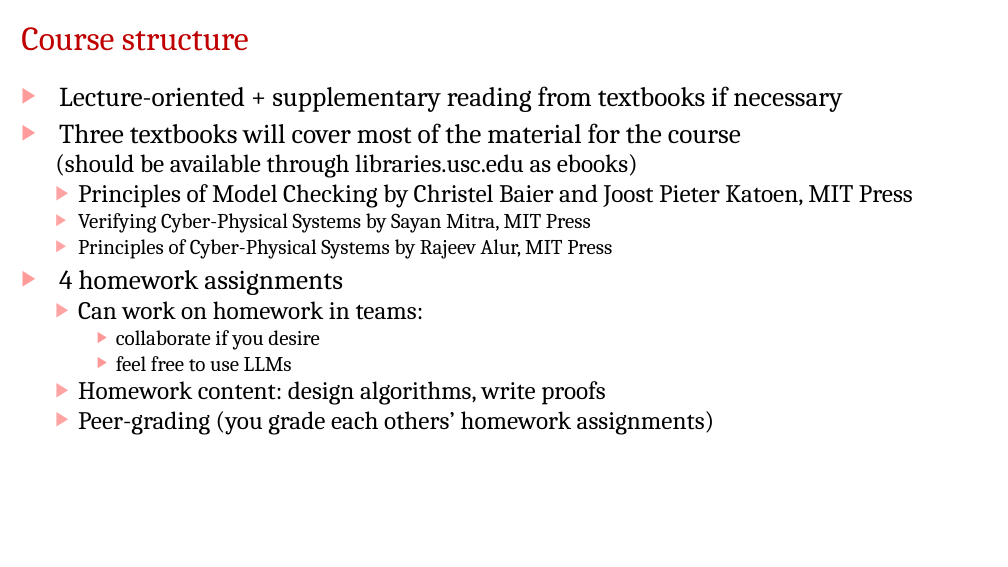
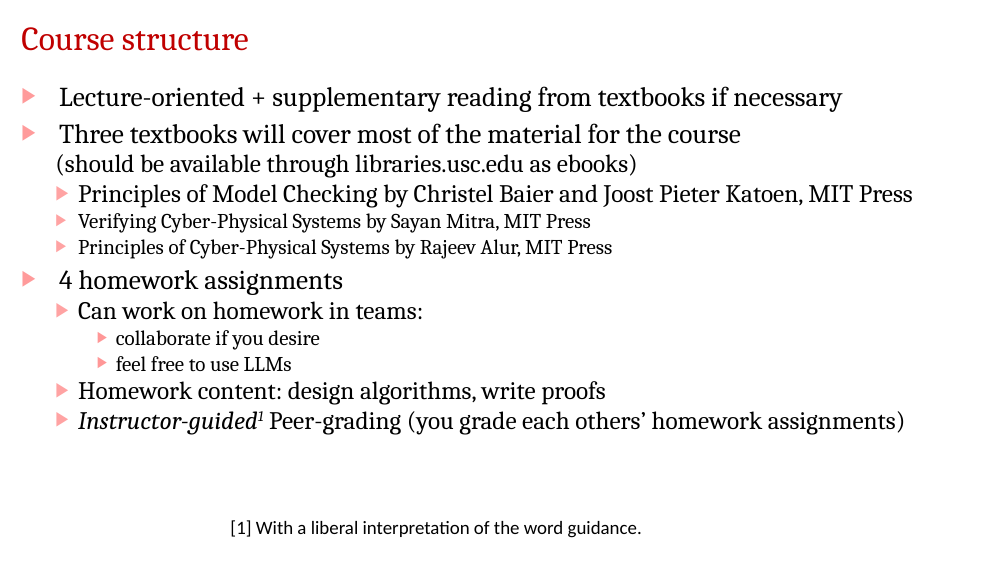
Before and after one commit to jdeshmukh/jdeshmukh.github.io, a slide deck: slide 17 of teaching/fvTheorySlides/Course-Intro.pptx. Drawn at 1008x567 pixels with LibreOffice and Linux fonts; fonts in the diff are those of the drawing; background and template pictures are left out. Boxes give left, top, right and bottom in pixels: in the first picture for what was removed or moved away, otherwise in the second. Text is boxed around its words. In the diff, an @@ line names an element or a change of style, - is before the commit and + after.

```diff
--- a/teaching/fvTheorySlides/Course-Intro.pptx
+++ b/teaching/fvTheorySlides/Course-Intro.pptx
@@ text at (78,411,906,435): text changed @@
-  ▶ Peer-grading (you grade each others’ homework assignments)
+  ▶ Instructor-guided1 Peer-grading (you grade each others’ homework assignments)
@@ text added at (230,520,642,538), 18 pt, text #000000 @@
+[1] With a liberal interpretation of the word guidance.
```
Also in this commit, not shown: 9 other slides changed, 1 slide added, 3 other files.
